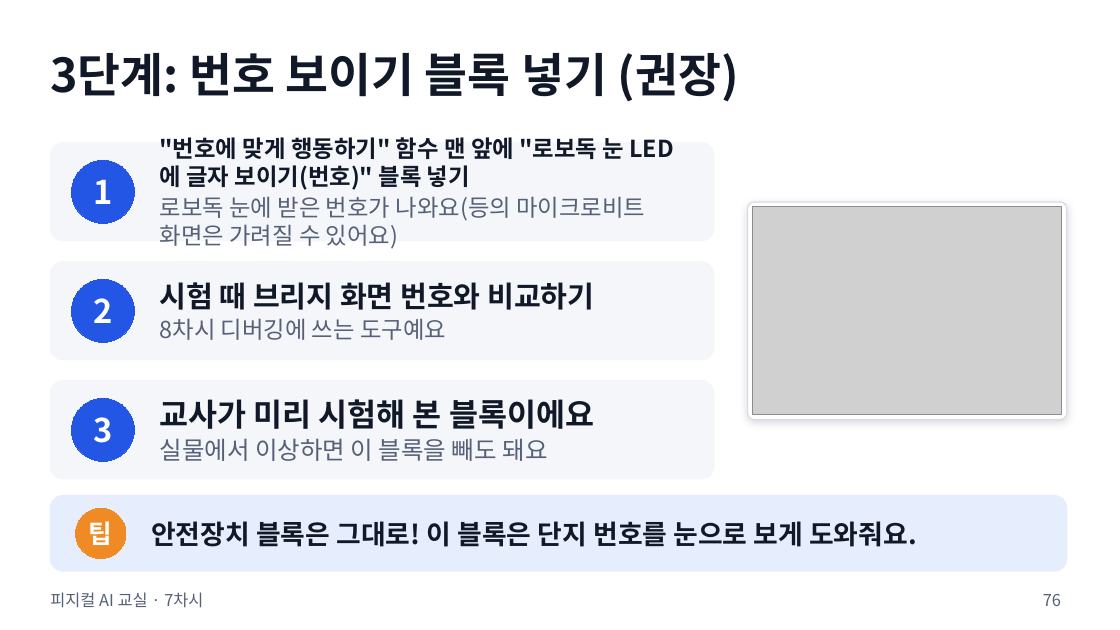
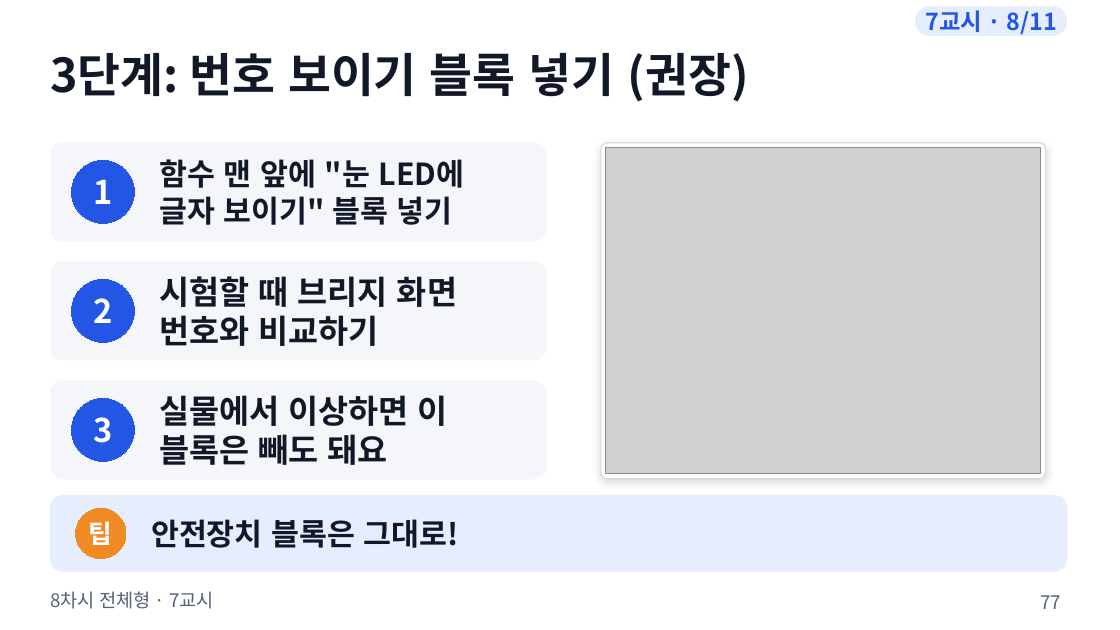
Before and after one commit to boundaryx01-uniquelife/microbit, a slide deck: slide 77 of bridge/docs/materials/8차시_전체형/8차시_수업슬라이드.pptx (slide 76 before the commit). Drawn at 1120x630 pixels with LibreOffice and Linux fonts; fonts in the diff are those of the drawing; grey boxes stand for pictures. Boxes give left, top, right and bottom in pixels: in the first picture for what was removed or moved away, otherwise in the second. Text is boxed around its words. In the diff, an @@ line names an element or a change of style, - is before the commit and + after.

```diff
--- a/bridge/docs/materials/8차시_전체형/8차시_수업슬라이드.pptx
+++ b/bridge/docs/materials/8차시_전체형/8차시_수업슬라이드.pptx
@@ rounded rectangle added at [916,7,1067,35], fill #E6EDFD, outline #E6EDFD 0.75 pt, 20 pt, text #2456E5, bold @@
+7교시 · 8/11
@@ rounded rectangle: place and size @@
-rounded rectangle at [50,143,714,241]
+rounded rectangle at [50,143,546,241]
@@ rounded rectangle: place and size @@
-rounded rectangle at [748,202,1067,419]
+rounded rectangle at [601,143,1045,479]
@@ rounded rectangle at [601,143,1045,479]: proportions changed @@
@@ picture: place and size @@
-picture at [753,207,1062,414]
+picture at [606,148,1040,474]
@@ text at [160,159,465,225]: text changed; size 20 to 26 pt @@
-"번호에 맞게 행동하기" 함수 맨 앞에 "로보독 눈 LED에 글자 보이기(번호)" 블록 넣기
-로보독 눈에 받은 번호가 나와요(등의 마이크로비트 화면은 가려질 수 있어요)
+함수 맨 앞에 "눈 LED에 글자 보이기" 블록 넣기
@@ rounded rectangle: place and size @@
-rounded rectangle at [50,262,714,360]
+rounded rectangle at [50,262,546,360]
@@ text at [160,276,457,346]: text changed; size 25 to 28 pt @@
-시험 때 브리지 화면 번호와 비교하기
-8차시 디버깅에 쓰는 도구예요
+시험할 때 브리지 화면 번호와 비교하기
@@ rounded rectangle: place and size @@
-rounded rectangle at [50,381,714,479]
+rounded rectangle at [50,381,546,479]
@@ text at [160,395,448,465]: text changed; size 21 to 28 pt; text colour #566077 to #111827; bold on @@
-교사가 미리 시험해 본 블록이에요
-실물에서 이상하면 이 블록을 빼도 돼요
+실물에서 이상하면 이 블록은 빼도 돼요
@@ text at [151,519,459,548]: text changed; size 23 to 26 pt @@
-안전장치 블록은 그대로! 이 블록은 단지 번호를 눈으로 보게 도와줘요.
+안전장치 블록은 그대로!
@@ text at [50,591,214,609]: text changed; size 14 to 16 pt @@
-피지컬 AI 교실 · 7차시
+8차시 전체형 · 7교시
@@ page number at [1040,595,1061,609]: text changed; size 14 to 16 pt @@
-76
+77
```
Also in this commit, not shown: 89 other slides changed, 1 slide added, 25 other files.
